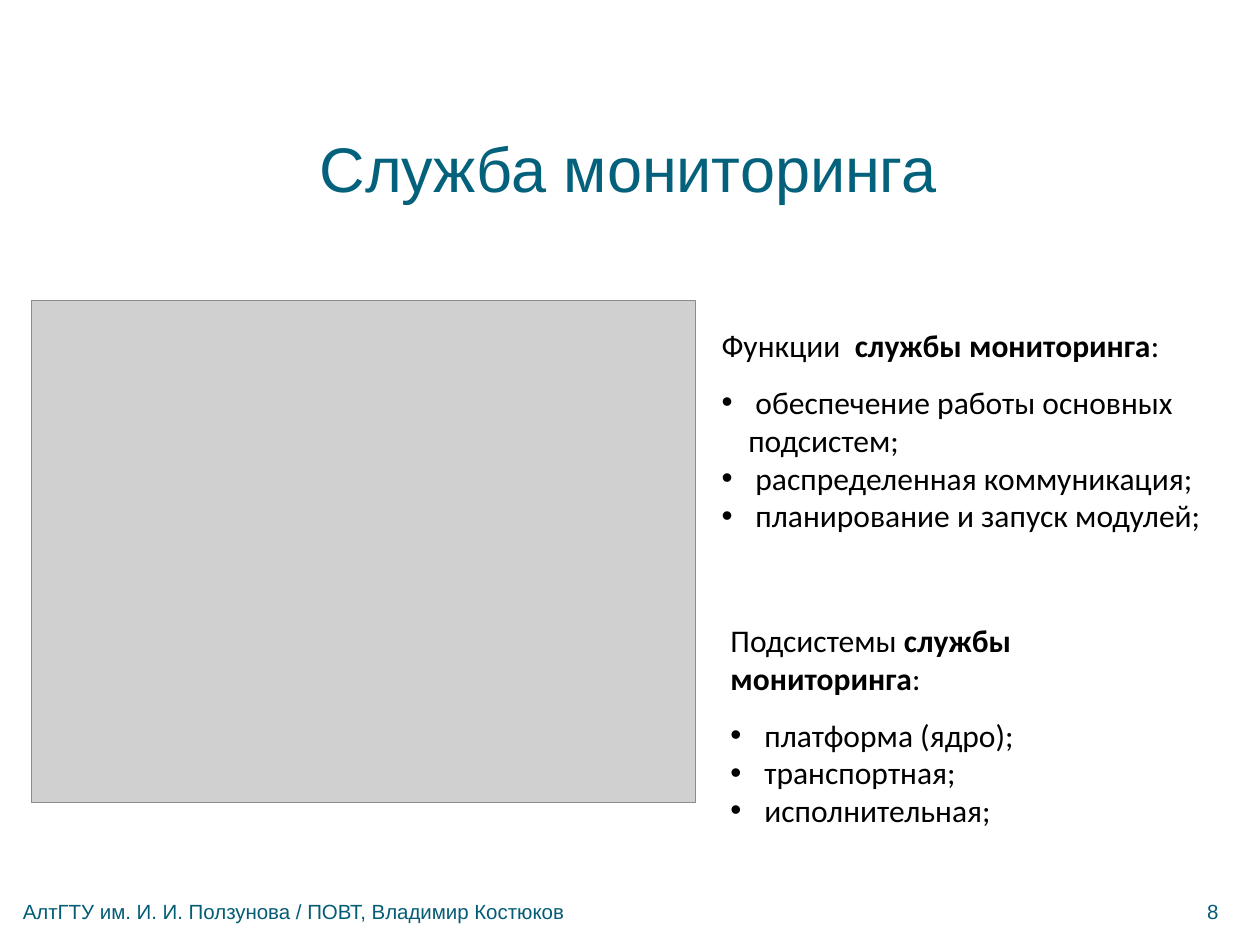
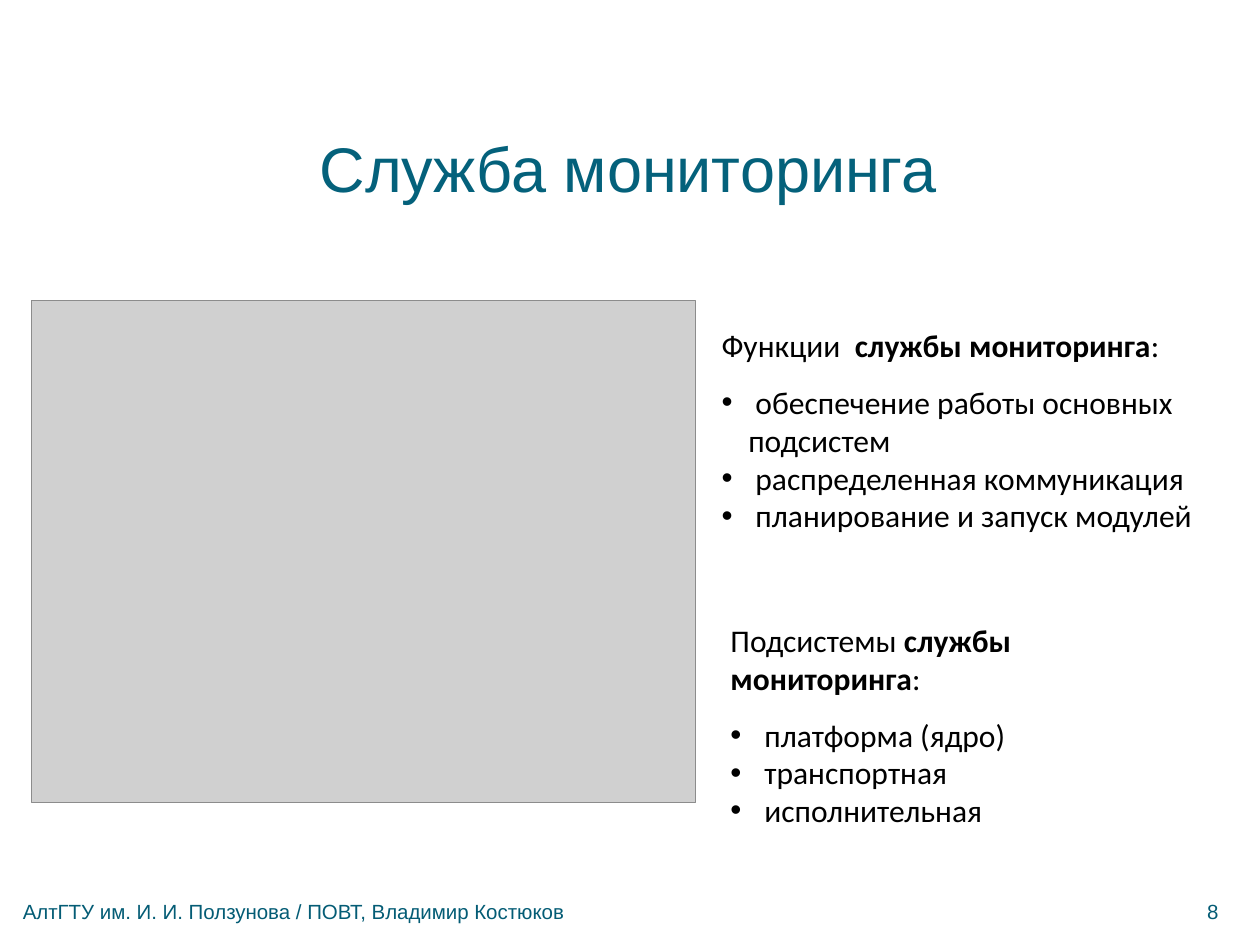
Before and after one commit to bluerain/snoopy, a slide deck: slide 8 of diploma/trunk/ppt/kostyukov.pptx. Drawn at 1260x945 pixels with LibreOffice and Linux fonts; fonts in the diff are those of the drawing; grey boxes stand for pictures; background and template pictures are left out. Boxes give left, top, right and bottom in pixels: in the first picture for what was removed or moved away, otherwise in the second. Text is boxed around its words. In the diff, an @@ line names an element or a change of style, - is before the commit and + after.

```diff
--- a/diploma/trunk/ppt/kostyukov.pptx
+++ b/diploma/trunk/ppt/kostyukov.pptx
@@ text at (748, 392, 1192, 533): text changed @@
-• обеспечение работы основных подсистем;
-• распределенная коммуникация;
-• планирование и запуск модулей;
+• обеспечение работы основных подсистем
+• распределенная коммуникация
+• планирование и запуск модулей
@@ text at (764, 724, 1005, 823): text changed @@
-• платформа (ядро);
-• транспортная;
-• исполнительная;
+• платформа (ядро)
+• транспортная
+• исполнительная
```
Also in this commit, not shown: 11 other slides changed.
